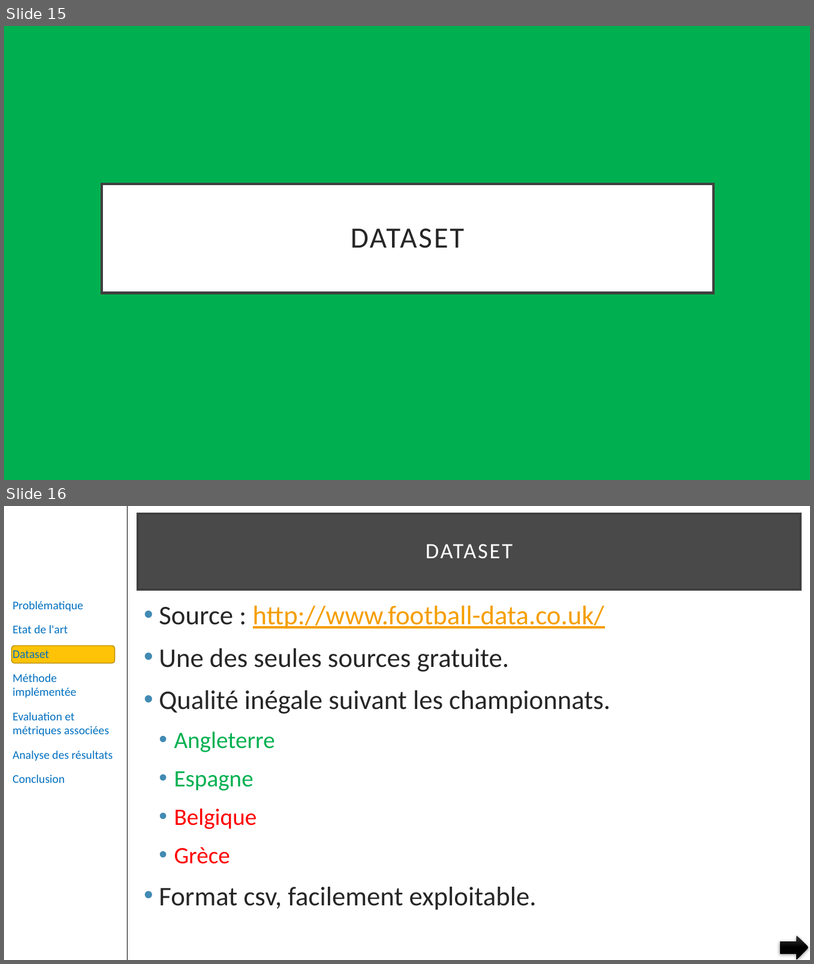
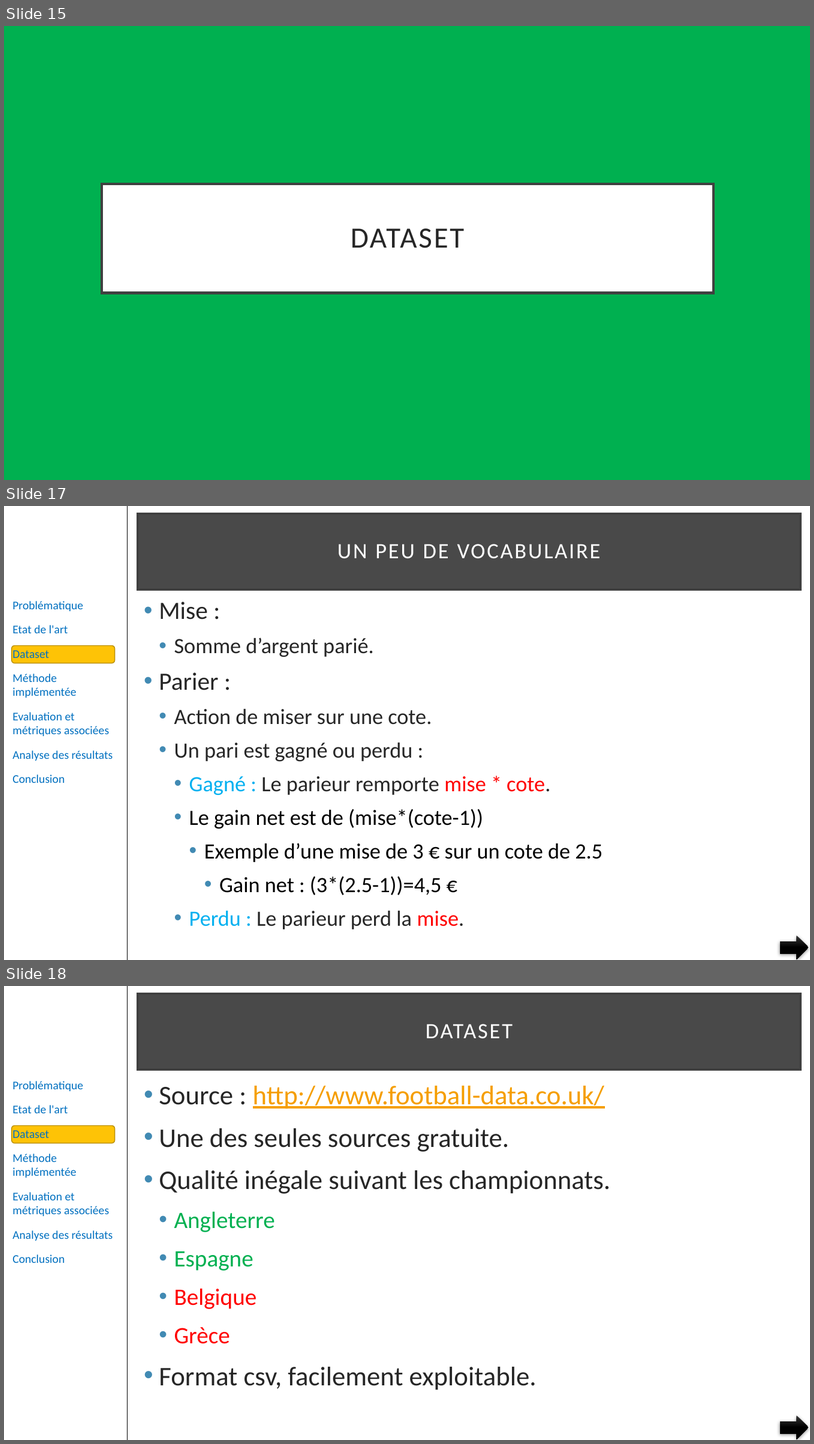
Before and after one commit to pfroide/python, a slide deck: Projet_8/p8.pptx. Shown one above the other, each under a label of ours: slides 15 and 16 before the commit, slides 15, 17 and 18 after it; the slides between them are not shown. The pictures are 814x964 and 814x1444 pixels, drawn with LibreOffice and Linux fonts; fonts in the diff are those of the drawing. Boxes give left, top, right and bottom in pixels: in the first picture for what was removed or moved away, otherwise in the second. Text is boxed around its words. In the diff, an @@ line names an element or a change of style, - is before the commit and + after.

```diff
--- a/Projet_8/p8.pptx
+++ b/Projet_8/p8.pptx
@@ slide 17 added at (x1=4, y1=506, x2=810, y2=960), background #FFFFFF; not listed: 3 template elements that a slide beside it also shows @@
@@ title added at (x1=138, y1=514, x2=801, y2=589), fill #0D0D0D at 75% opacity, outline #404040 2.5 pt, 26 pt, text #FFFFFF @@
+UN PEU DE VOCABULAIRE
@@ text added at (x1=159, y1=601, x2=603, y2=929), 25.9 pt, text #262626 @@
+• Mise :
+  • Somme d’argent parié.
+• Parier :
+  • Action de miser sur une cote.
+  • Un pari est gagné ou perdu :
+    • Gagné : Le parieur remporte mise * cote.
+    • Le gain net est de (mise*(cote-1))
+      • Exemple d’une mise de 3 € sur un cote de 2.5
+        • Gain net : (3*(2.5-1))=4,5 €
+    • Perdu : Le parieur perd la mise.
@@ right arrow added at (x1=781, y1=936, x2=809, y2=959), fill gradient #393939 to #000000 @@
@@ what was slide 16 is now slide 18 @@
```
Also in this commit, not shown: 7 slides changed, 2 other slides added.
